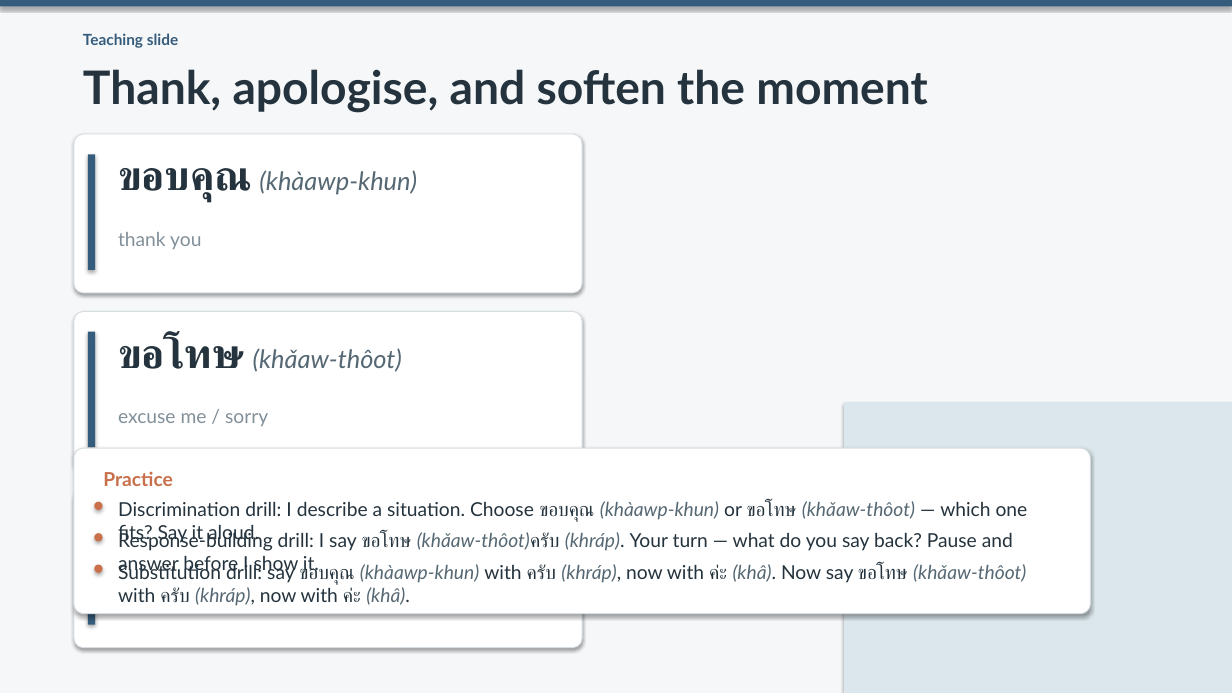
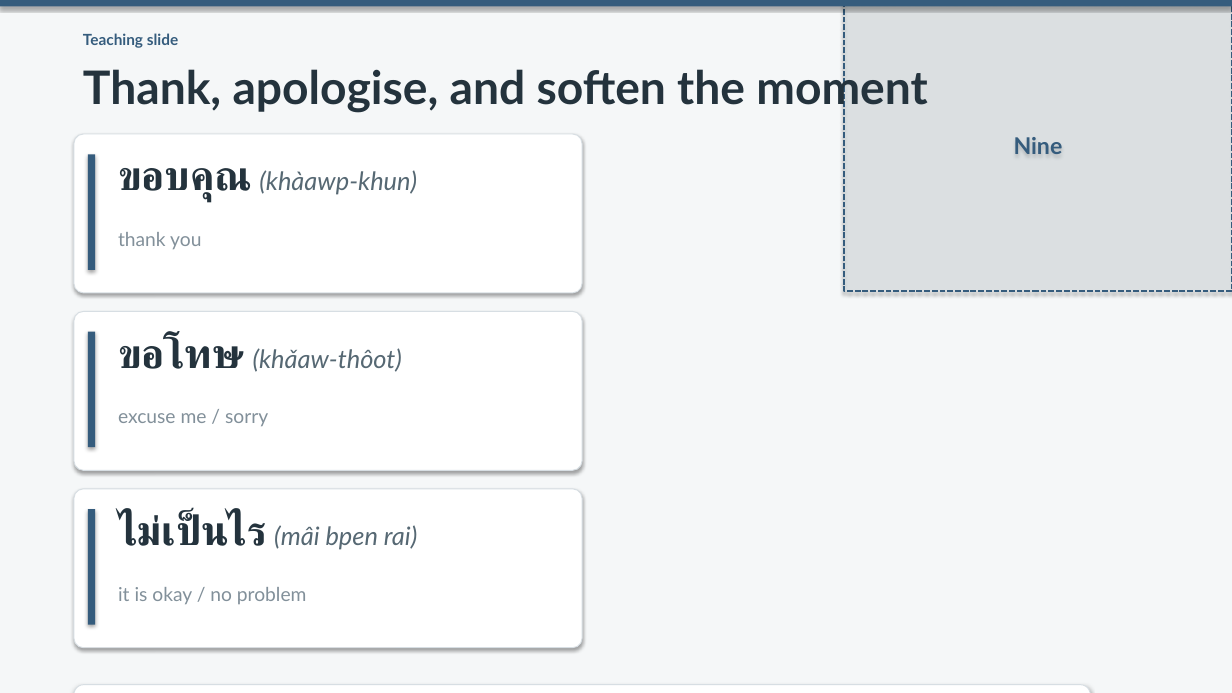
Before and after one commit to OTFTCS/thai-nine, a slide deck: slide 4 of course/modules/M01/L001/M01-L001-deck.pptx. Drawn at 1232x693 pixels with LibreOffice and Linux fonts; fonts in the diff are those of the drawing. Boxes give left, top, right and bottom in pixels: in the first picture for what was removed or moved away, otherwise in the second. Text is boxed around its words. In the diff, an @@ line names an element or a change of style, - is before the commit and + after.

```diff
--- a/course/modules/M01/L001/M01-L001-deck.pptx
+++ b/course/modules/M01/L001/M01-L001-deck.pptx
@@ rectangle added at box(844, 0, 1232, 291), fill #DBE7EC at 30% opacity, outline #355C7D 1.5 pt dashed, 18 pt, text #355C7D, bold @@
+Nine
@@ rectangle removed at box(844, 402, 1232, 693) @@
@@ text removed at box(103, 472, 173, 486) @@
-Practice
@@ ellipse removed at box(94, 502, 103, 510) @@
@@ text removed at box(118, 501, 1028, 543) @@
-Discrimination drill: I describe a situation. Choose ขอบคุณ (khàawp-khun) or ขอโทษ (khǎaw-thôot) — which one fits? Say it aloud.
@@ ellipse removed at box(94, 533, 103, 542) @@
@@ text removed at box(118, 532, 1013, 575) @@
-Response-building drill: I say ขอโทษ (khǎaw-thôot)ครับ (khráp). Your turn — what do you say back? Pause and answer before I show it.
@@ text added at box(118, 513, 417, 550), 19.8 pt, text #566873, italic @@
+ไม่เป็นไร (mâi bpen rai)
@@ ellipse removed at box(94, 565, 103, 573) @@
@@ text removed at box(118, 562, 1026, 606) @@
-Substitution drill: say ขอบคุณ (khàawp-khun) with ครับ (khráp), now with ค่ะ (khâ). Now say ขอโทษ (khǎaw-thôot) with ครับ (khráp), now with ค่ะ (khâ).
@@ text added at box(118, 587, 307, 604), 15 pt, text #82909A @@
+it is okay / no problem
@@ rounded rectangle: place and size @@
-rounded rectangle at box(74, 448, 1091, 614)
+rounded rectangle at box(74, 685, 1091, 693)
```
Also in this commit, not shown: 9 other slides changed, 4 other files.
